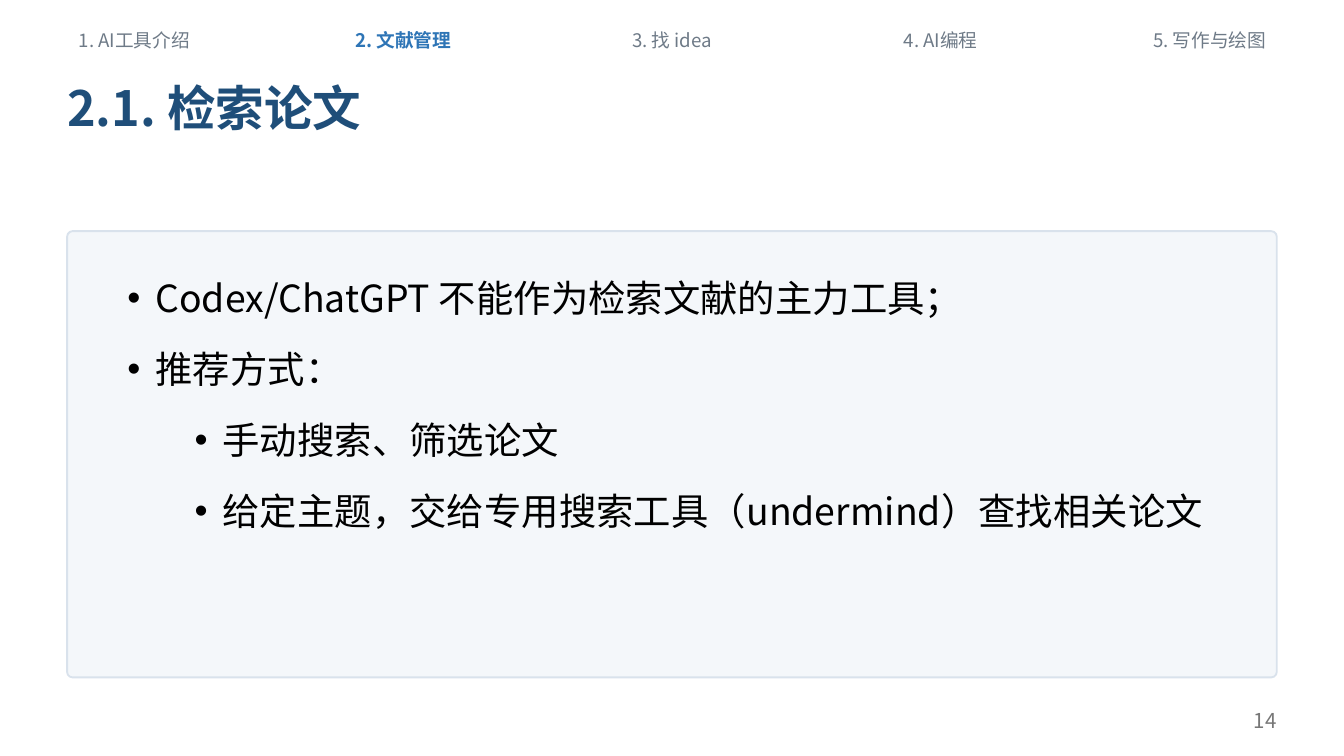
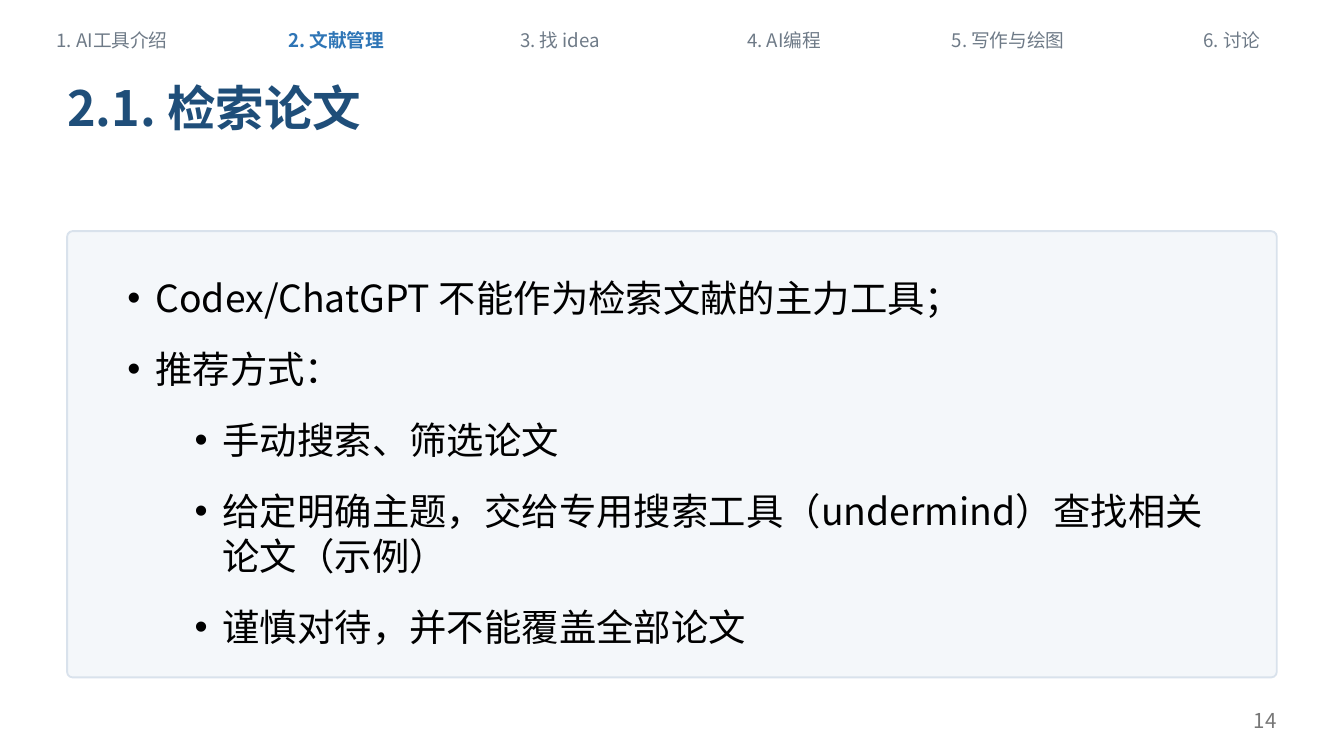
Before and after one commit to sicilyala/ai_sharing, a slide deck: slide 14 of docs/ai-workflow-sharing-v1.pptx. Drawn at 1344x756 pixels with LibreOffice and Linux fonts; fonts in the diff are those of the drawing. Boxes give left, top, right and bottom in pixels: in the first picture for what was removed or moved away, otherwise in the second. Text is boxed around its words. In the diff, an @@ line names an element or a change of style, - is before the commit and + after.

```diff
--- a/docs/ai-workflow-sharing-v1.pptx
+++ b/docs/ai-workflow-sharing-v1.pptx
@@ text "1. AI工具介绍": place and size @@
-text "1. AI工具介绍" at [79,31,190,49]
+text "1. AI工具介绍" at [57,31,167,49]
@@ text "2. 文献管理": place and size @@
-text "2. 文献管理" at [355,31,451,49]
+text "2. 文献管理" at [288,31,383,49]
@@ text "3. 找 idea": place and size @@
-text "3. 找 idea" at [632,31,712,49]
+text "3. 找 idea" at [520,31,600,49]
@@ text "4. AI编程": place and size @@
-text "4. AI编程" at [904,31,978,49]
+text "4. AI编程" at [747,31,821,49]
@@ text "5. 写作与绘图": place and size @@
-text "5. 写作与绘图" at [1153,31,1266,49]
+text "5. 写作与绘图" at [952,31,1064,49]
@@ text added at [1204,31,1260,48], 10 pt, text #6E7A87 @@
+6. 讨论
@@ text at [223,493,1203,645]: text changed @@
-  • 给定主题，交给专用搜索工具（undermind）查找相关论文
+  • 给定明确主题，交给专用搜索工具（undermind）查找相关论文（示例）
+  • 谨慎对待，并不能覆盖全部论文
```
Also in this commit, not shown: 23 other slides changed, 1 slide added, 47 other files.
